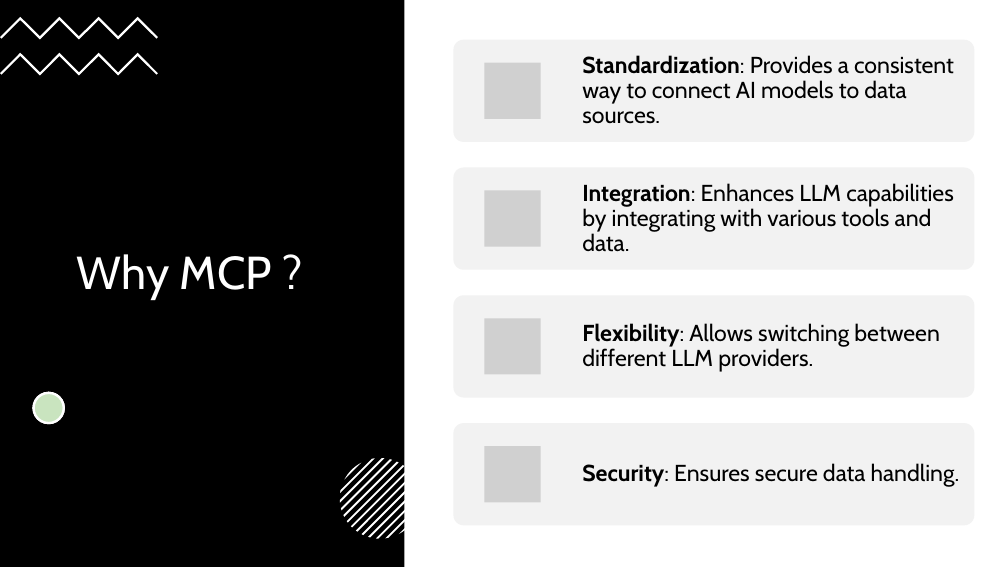
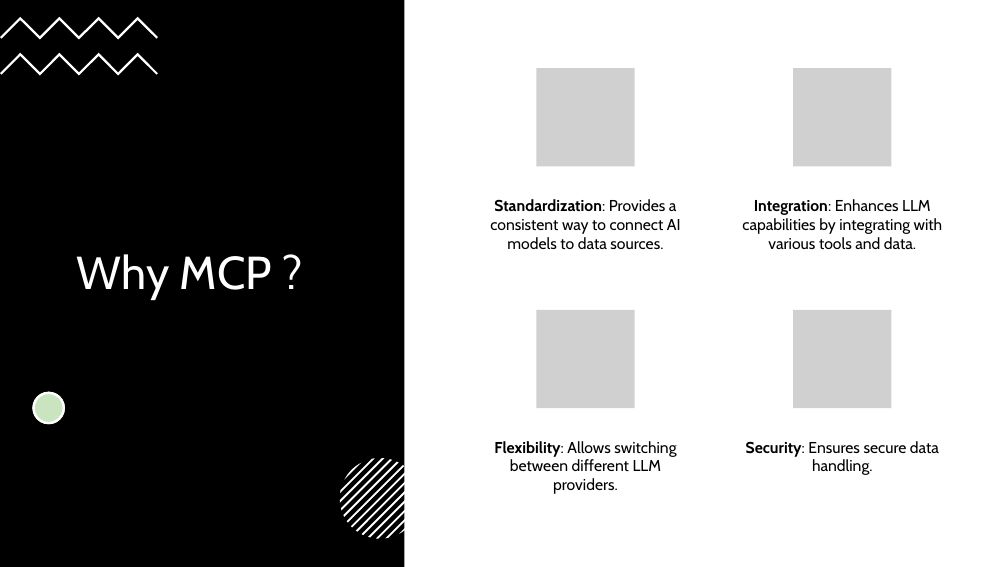
Before and after one commit to praveenraghuvanshi/tech-sessions, a slide deck: slide 5 of 19042025-MCP-dotnet-dotnetblr/Intro to Model Context Protocol(MCP).pptx. Drawn at 1008x567 pixels with LibreOffice and Linux fonts; fonts in the diff are those of the drawing; grey boxes stand for pictures. Boxes give left, top, right and bottom in pixels: in the first picture for what was removed or moved away, otherwise in the second. Text is boxed around its words. In the diff, an @@ line names an element or a change of style, - is before the commit and + after.

```diff
--- a/19042025-MCP-dotnet-dotnetblr/Intro to Model Context Protocol(MCP).pptx
+++ b/19042025-MCP-dotnet-dotnetblr/Intro to Model Context Protocol(MCP).pptx
@@ picture: place and size @@
-picture at bbox=[485, 63, 541, 119]
+picture at bbox=[536, 68, 634, 166]
@@ picture added at bbox=[793, 68, 892, 166] @@
@@ text "Standardization: Provides a consistent way ...": place and size @@
-text "Standardization: Provides a consistent way ..." at bbox=[582, 55, 954, 124]
+text "Standardization: Provides a consistent way ..." at bbox=[490, 199, 681, 249]
@@ text "Integration: Enhances LLM capabilities by ...": place and size @@
-text "Integration: Enhances LLM capabilities by ..." at bbox=[582, 183, 953, 252]
+text "Integration: Enhances LLM capabilities by ..." at bbox=[742, 199, 943, 249]
@@ picture: place and size @@
-picture at bbox=[485, 318, 541, 374]
+picture at bbox=[536, 310, 634, 408]
@@ picture added at bbox=[793, 310, 892, 408] @@
@@ size 22 to 15 pt; alignment left to centre; line spacing 0.9 to 1; less space between paragraphs; vertical alignment middle to top in 4 elements at bbox=[742, 199, 943, 249], bbox=[746, 441, 939, 475], bbox=[490, 199, 681, 249], bbox=[494, 441, 676, 494] @@
@@ text "Flexibility: Allows switching between different ...": place and size @@
-text "Flexibility: Allows switching between different ..." at bbox=[582, 323, 940, 372]
+text "Flexibility: Allows switching between different ..." at bbox=[494, 441, 676, 494]
@@ group removed at bbox=[454, 39, 975, 526]: 4 rounded rectangles, 2 pictures @@
@@ text "Security: Ensures secure data handling.": place and size @@
-text "Security: Ensures secure data handling." at bbox=[582, 463, 960, 487]
+text "Security: Ensures secure data handling." at bbox=[746, 441, 939, 475]
```
Also in this commit, not shown: 3 other slides changed, 6 slides added.
